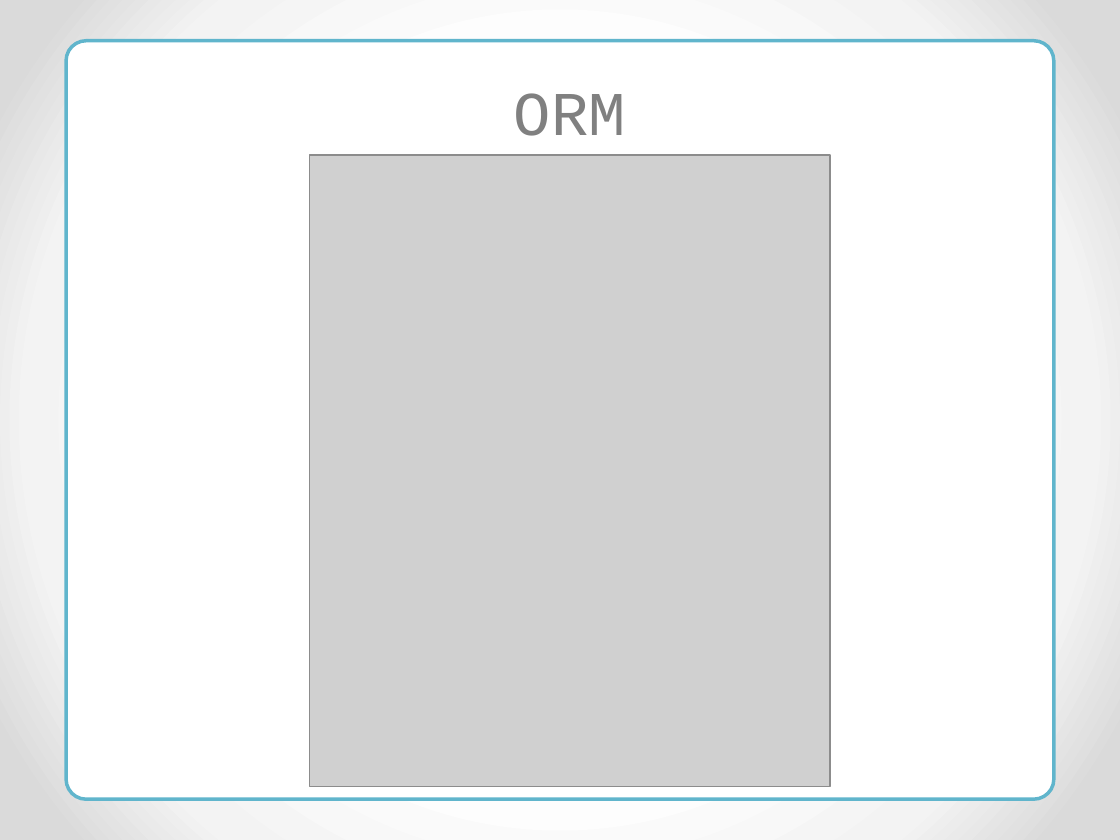
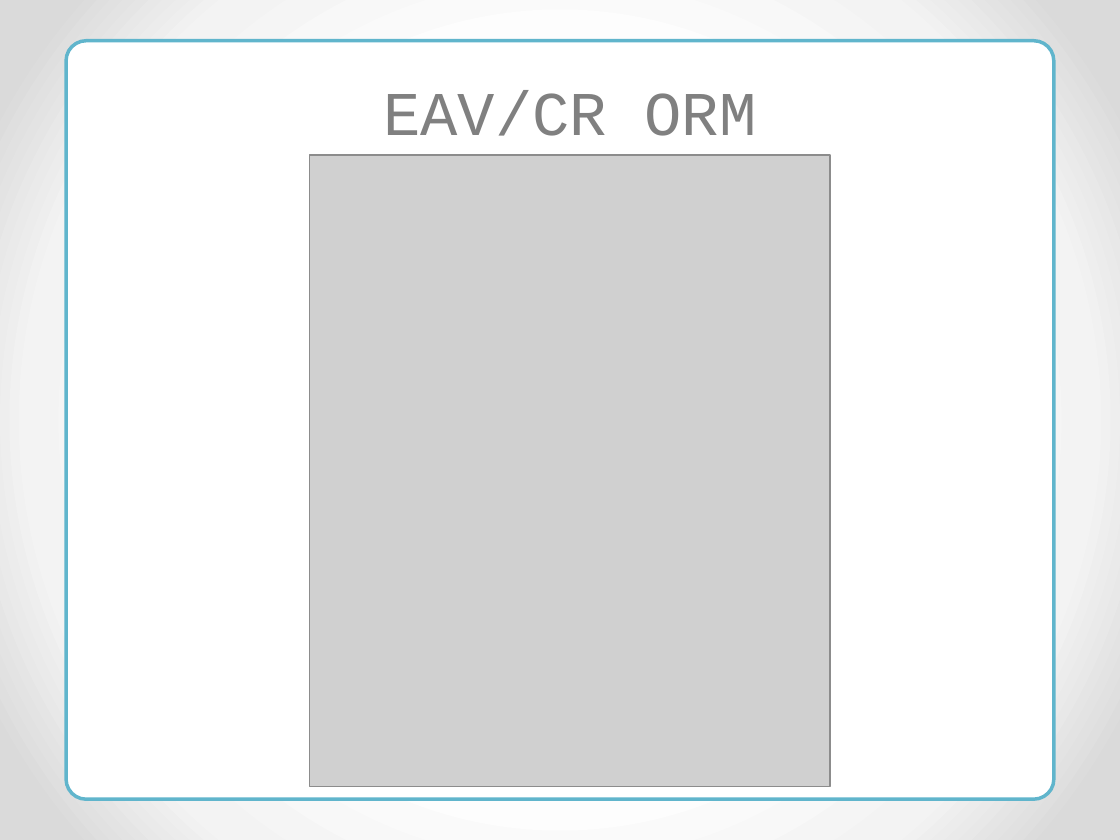
Before and after one commit to RedEyesDevelopment/NetCrackerProject, a slide deck: slide 5 of pres/reacteav/reacteav.pptx (slide 3 before the commit). Drawn at 1120x840 pixels with LibreOffice and Linux fonts; fonts in the diff are those of the drawing; grey boxes stand for pictures. Boxes give left, top, right and bottom in pixels: in the first picture for what was removed or moved away, otherwise in the second. Text is boxed around its words. In the diff, an @@ line names an element or a change of style, - is before the commit and + after.

```diff
--- a/pres/reacteav/reacteav.pptx
+++ b/pres/reacteav/reacteav.pptx
@@ text at (x1=383, y1=91, x2=757, y2=136): text changed @@
-ORM
+EAV/CR ORM
```
Also in this commit, not shown: 2 other slides changed, 14 slides added.
